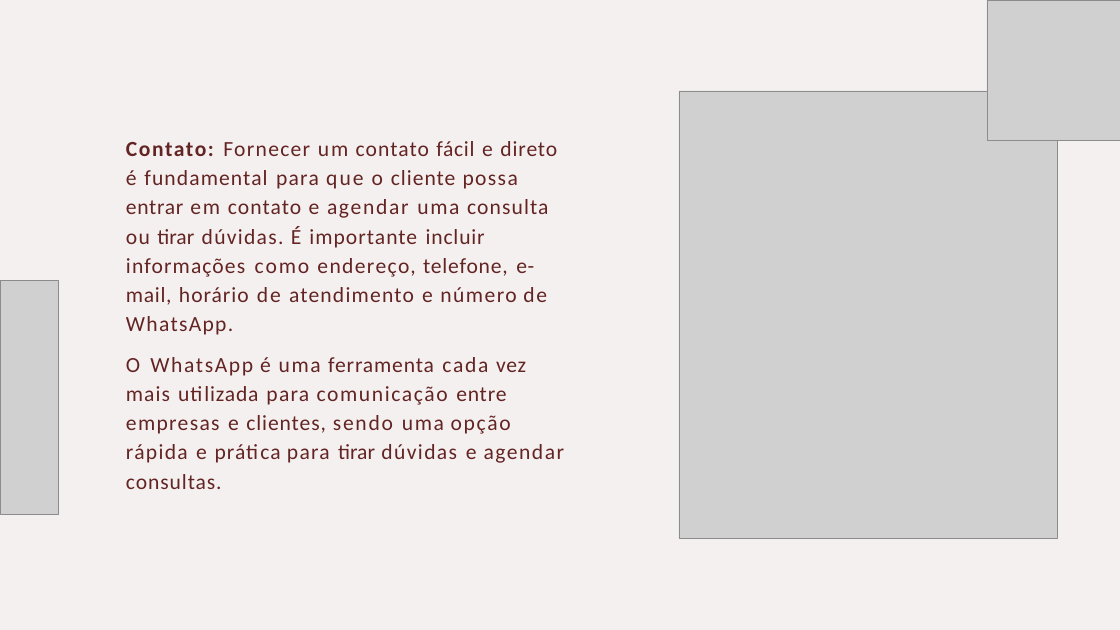
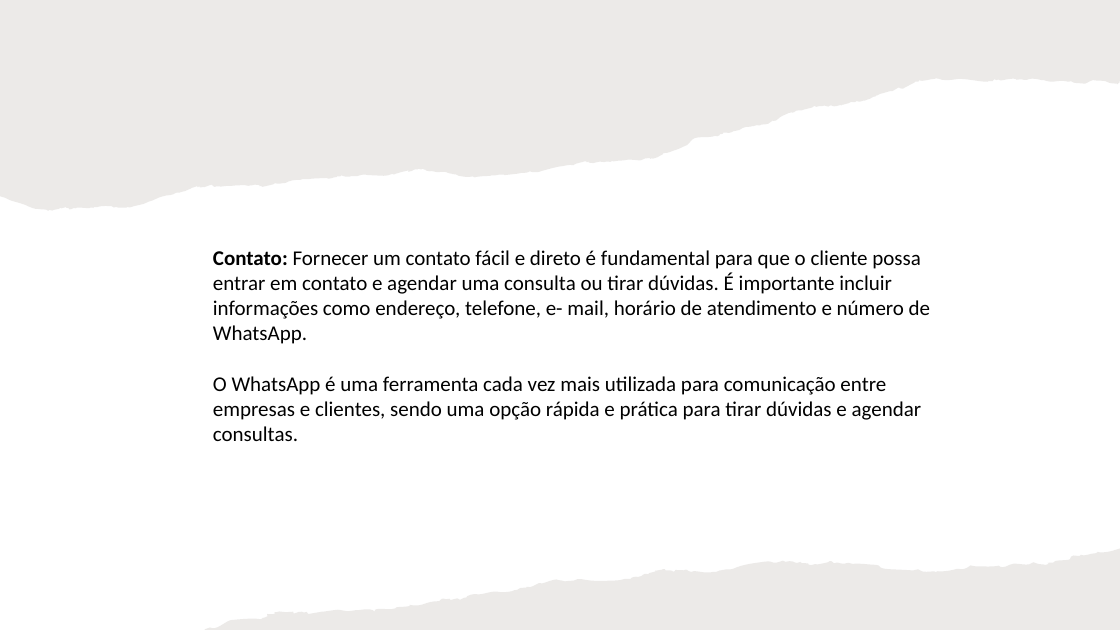
Before and after one commit to slesbel/Design-Studio, a slide deck: slide 10 of lawyer/guia_para_advogados.pptx. Drawn at 1120x630 pixels with LibreOffice and Linux fonts; fonts in the diff are those of the drawing; grey boxes stand for pictures. Boxes give left, top, right and bottom in pixels: in the first picture for what was removed or moved away, otherwise in the second. Text is boxed around its words. In the diff, an @@ line names an element or a change of style, - is before the commit and + after.

```diff
--- a/lawyer/guia_para_advogados.pptx
+++ b/lawyer/guia_para_advogados.pptx
@@ rectangle added at [0,0,1120,630], fill #FFFFFF @@
@@ freeform shape added at [0,0,1120,211], fill #82766A at 15% opacity @@
@@ picture removed at [987,0,1120,141] @@
@@ picture removed at [679,91,1057,539] @@
@@ text "Contato: Fornecer um contato fácil ...": place and size @@
-text "Contato: Fornecer um contato fácil ..." at [126,141,565,489]
+text "Contato: Fornecer um contato fácil ..." at [213,250,930,441]
@@ text "Contato: Fornecer um contato fácil ..." at [213,250,930,441]: size 18.5 to 18 pt, text colour #632523 to #000000; letter spacing 1.4 to 0 pt in "Contato: e é em e agendar uma ...", "WhatsApp é uma comunicação e uma opção ..."; letter spacing 1.1 to 0 pt in "Fornecer para dúvidas. atendimento WhatsApp.", "para empresas rápida para"; letter spacing 1.6 to 0 pt in "um o como"; letter spacing 0.9 to 0 pt in "contato fundamental contato consulta importante informações", "mais prática"; letter spacing 0.6 to 0 pt in "fácil entrar mail,"; letter spacing 0.8 to 0 pt in "direto cliente horário", "ferramenta utilizada clientes, consultas."; letter spacing 1.7 to 0 pt in "que"; letter spacing 1.2 to 0 pt in "possa ou endereço, número", "dúvidas"; letter spacing 2 to 0 pt in "É"; letter spacing 0.7 to 0 pt in "incluir telefone,", "vez entre"; letter spacing 0.5 to 0 pt in "e-"; letter spacing 1.8 to 0 pt in "de"; letter spacing 3.6 to 0 pt in "O"; letter spacing 1.5 to 0 pt in "cada sendo"; letter spacing 1.3 to 0 pt in "agendar"; indent changed; line spacing 1.13 to 1; less space between paragraphs @@
@@ picture removed at [0,280,59,514] @@
@@ freeform shape added at [204,549,1120,630], fill #82766A at 15% opacity @@
```
Also in this commit, not shown: 14 other slides changed, 3 slides added, 2 other files.
